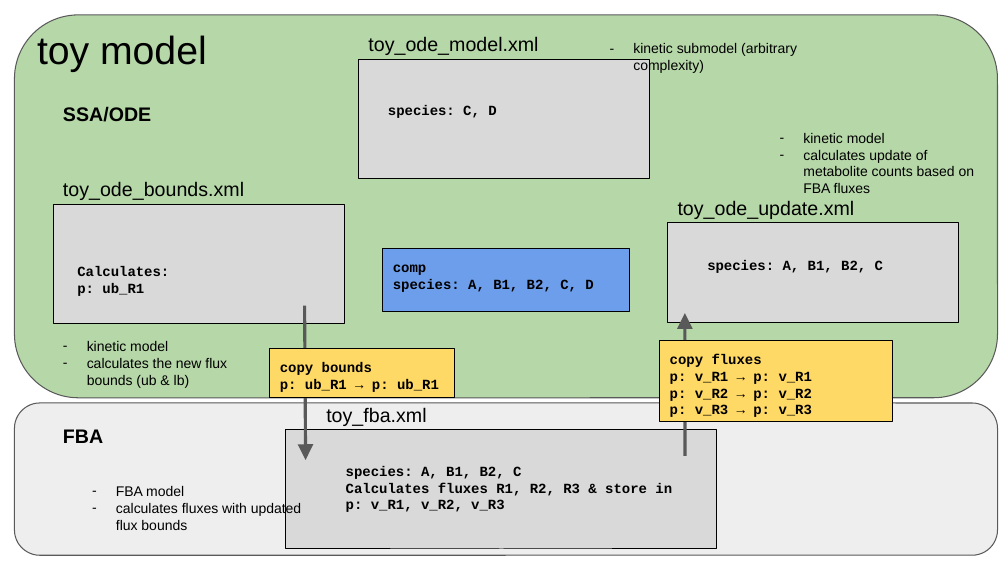
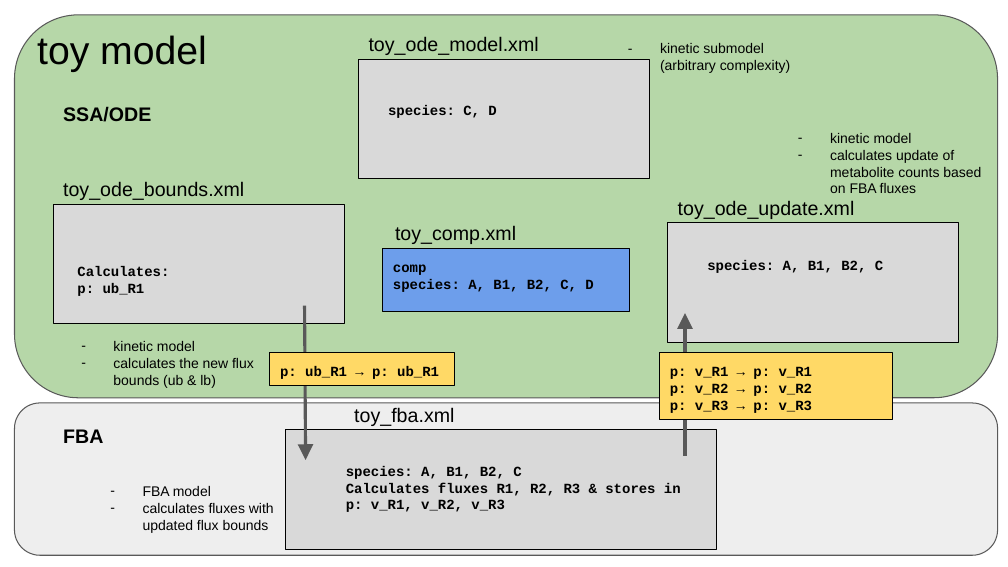
Before and after one commit to dagwa/wholecell-metabolism, a slide deck: slide 4 of mkoenig/python/metabolism/toymodel/Integrated Toy Model.pptx. Drawn at 1008x567 pixels with LibreOffice and Linux fonts; fonts in the diff are those of the drawing. Boxes give left, top, right and bottom in pixels: in the first picture for what was removed or moved away, otherwise in the second. Text is boxed around its words. In the diff, an @@ line names an element or a change of style, - is before the commit and + after.

```diff
--- a/mkoenig/python/metabolism/toymodel/Integrated Toy Model.pptx
+++ b/mkoenig/python/metabolism/toymodel/Integrated Toy Model.pptx
@@ rounded rectangle at (14,15,997,398): outline #595959 0.74 pt to #595959 0.75 pt @@
@@ text added at (395,225,516,244), 14 pt, text #000000 @@
+toy_comp.xml
@@ outline #000000 0.74 pt to #000000 0.75 pt in 6 elements at (383,248,630,311), (660,353,893,420), (270,353,455,386), (286,430,718,549), (359,59,650,178), (667,223,959,342) @@
@@ rectangle: place and size @@
-rectangle at (667,223,959,323)
+rectangle at (667,223,959,342)
@@ arrow (304, 305) - (305, 460): stroke #595959 2.24 pt to #595959 2.25 pt @@
@@ arrow (685, 456) - (685, 313): stroke #595959 2.24 pt to #595959 2.25 pt @@
@@ rectangle "p: ub_R1 → p: ub_R1": place and size @@
-rectangle "p: ub_R1 → p: ub_R1" at (270,349,455,398)
+rectangle "p: ub_R1 → p: ub_R1" at (270,353,455,386)
@@ rectangle "p: v_R1 → p: v_R1": place and size @@
-rectangle "p: v_R1 → p: v_R1" at (660,341,893,421)
+rectangle "p: v_R1 → p: v_R1" at (660,353,893,420)
@@ text in rectangle at (670,354,762,367): paragraph removed @@
-copy fluxes
@@ text in rectangle at (280,362,372,375): paragraph removed @@
-copy bounds
@@ rounded rectangle at (14,403,997,555): outline #595959 0.74 pt to #595959 0.75 pt @@
@@ text "toy_fba.xml": place and size @@
-text "toy_fba.xml" at (326,407,426,426)
+text "toy_fba.xml" at (354,407,454,426)
@@ indent changed in 4 elements at (113,341,254,388), (830,133,981,193), (660,43,791,73), (143,486,274,533) @@
@@ text at (346,482,681,496): text changed @@
-Calculates fluxes R1, R2, R3 & store in
+Calculates fluxes R1, R2, R3 & stores in
```
Also in this commit, not shown: 4 other slides changed, 1 slide added, 5 other files.
